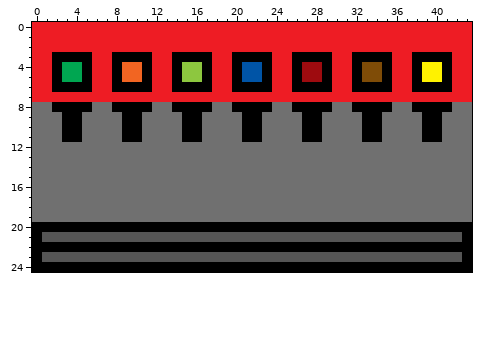
Two versions of one pixel-art sprite, Junkyard Killbots/sprites/sprPopMachine/layers/2a2e37a8-b417-43aa-a990-5ea4d5e7cafc/7a9d0631-f87f-4af3-9908-ea82ffe79917.png. That is the earlier state.
The file is 44x25 pixels.
The result:
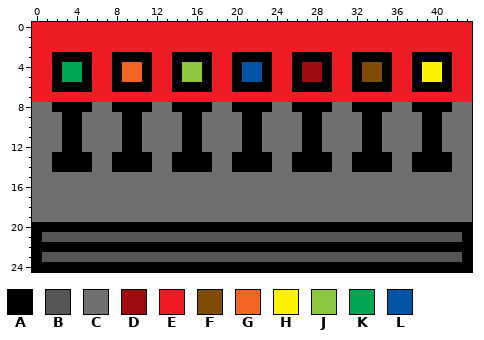
Palette (. is transparent): A #000000  B #555555  C #707070  D #9e0b0f  E #ee1c24  F #7f4c07  G #f26522  H #fff200  J #8dc73f  K #00a651  L #0054a6
Difference:
@@ x 0..43 @@
 11 CCCAACCCCAACCCCAACCCCAACCCCAACCCCAACCCCAACCC
-12 CCCCCCCCCCCCCCCCCCCCCCCCCCCCCCCCCCCCCCCCCCCC
-13 CCCCCCCCCCCCCCCCCCCCCCCCCCCCCCCCCCCCCCCCCCCC
-14 CCCCCCCCCCCCCCCCCCCCCCCCCCCCCCCCCCCCCCCCCCCC
+12 CCCAACCCCAACCCCAACCCCAACCCCAACCCCAACCCCAACCC
+13 CCAAAACCAAAACCAAAACCAAAACCAAAACCAAAACCAAAACC
+14 CCAAAACCAAAACCAAAACCAAAACCAAAACCAAAACCAAAACC
 15 CCCCCCCCCCCCCCCCCCCCCCCCCCCCCCCCCCCCCCCCCCCC
